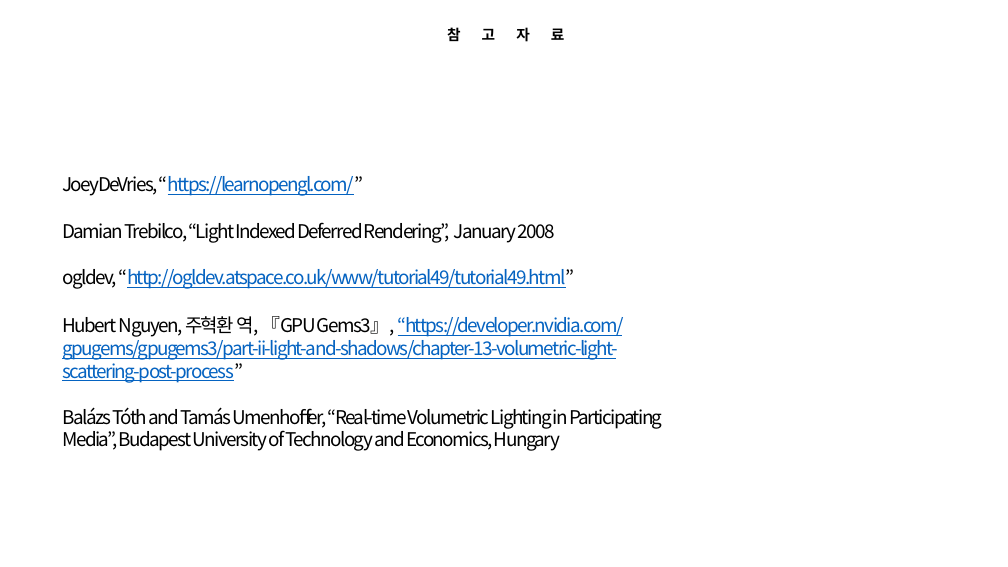
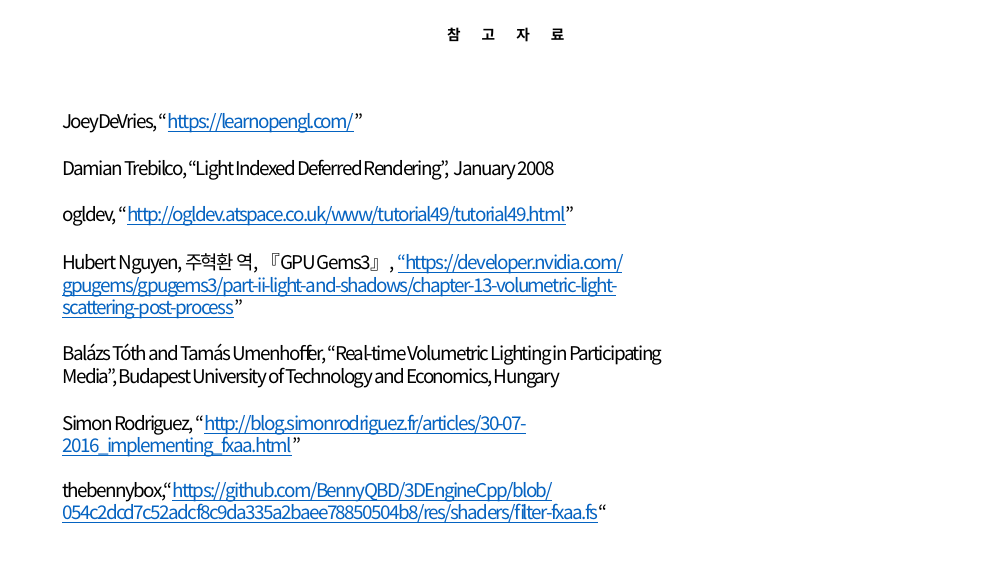
Before and after one commit to 2014182016/My-Opengl-Framework, a slide deck: slide 20 of 2020 OpenGL 포트폴리오 박세준.pptx (slide 19 before the commit). Drawn at 1008x567 pixels with LibreOffice and Linux fonts; fonts in the diff are those of the drawing. Boxes give left, top, right and bottom in pixels: in the first picture for what was removed or moved away, otherwise in the second. Text is boxed around its words. In the diff, an @@ line names an element or a change of style, - is before the commit and + after.

Commit message:
FXAA 추가

```diff
--- a/2020 OpenGL 포트폴리오 박세준.pptx
+++ b/2020 OpenGL 포트폴리오 박세준.pptx
@@ 5 texts moved together from (x1=62, y1=176, x2=663, y2=451) to (x1=62, y1=113, x2=663, y2=388) @@
@@ text added at (x1=62, y1=414, x2=527, y2=457), 18 pt, text #0563C1, underline @@
+Simon Rodriguez, “http://blog.simonrodriguez.fr/articles/30-07-2016_implementing_fxaa.html”
@@ text added at (x1=62, y1=482, x2=607, y2=523), 18 pt, text #0563C1, underline @@
+thebennybox,“https://github.com/BennyQBD/3DEngineCpp/blob/054c2dcd7c52adcf8c9da335a2baee78850504b8/res/shaders/filter-fxaa.fs“
```
Also in this commit, not shown: 2 other slides changed, 2 slides added, 1 slide removed, 12 other files.
